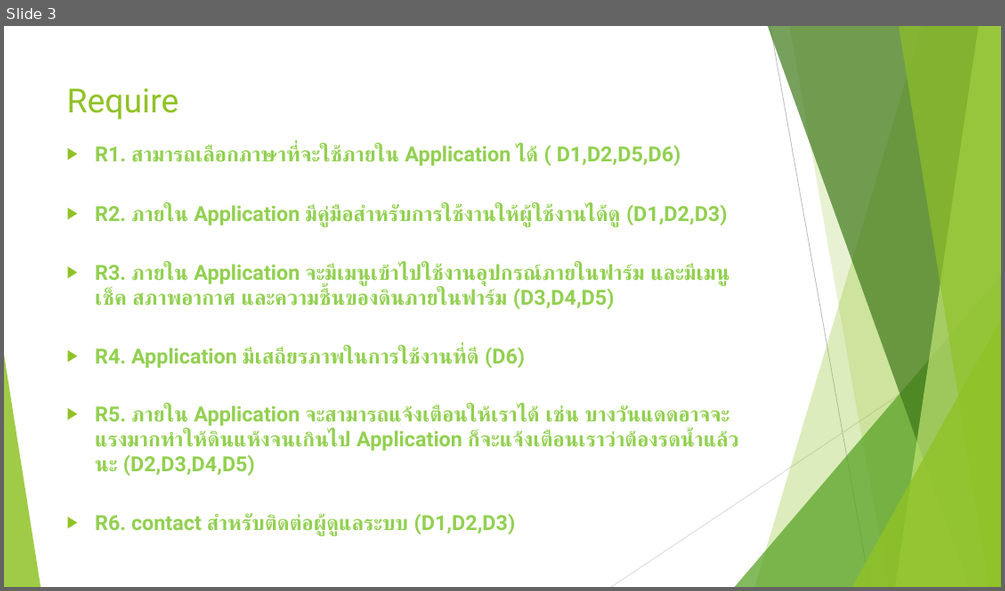
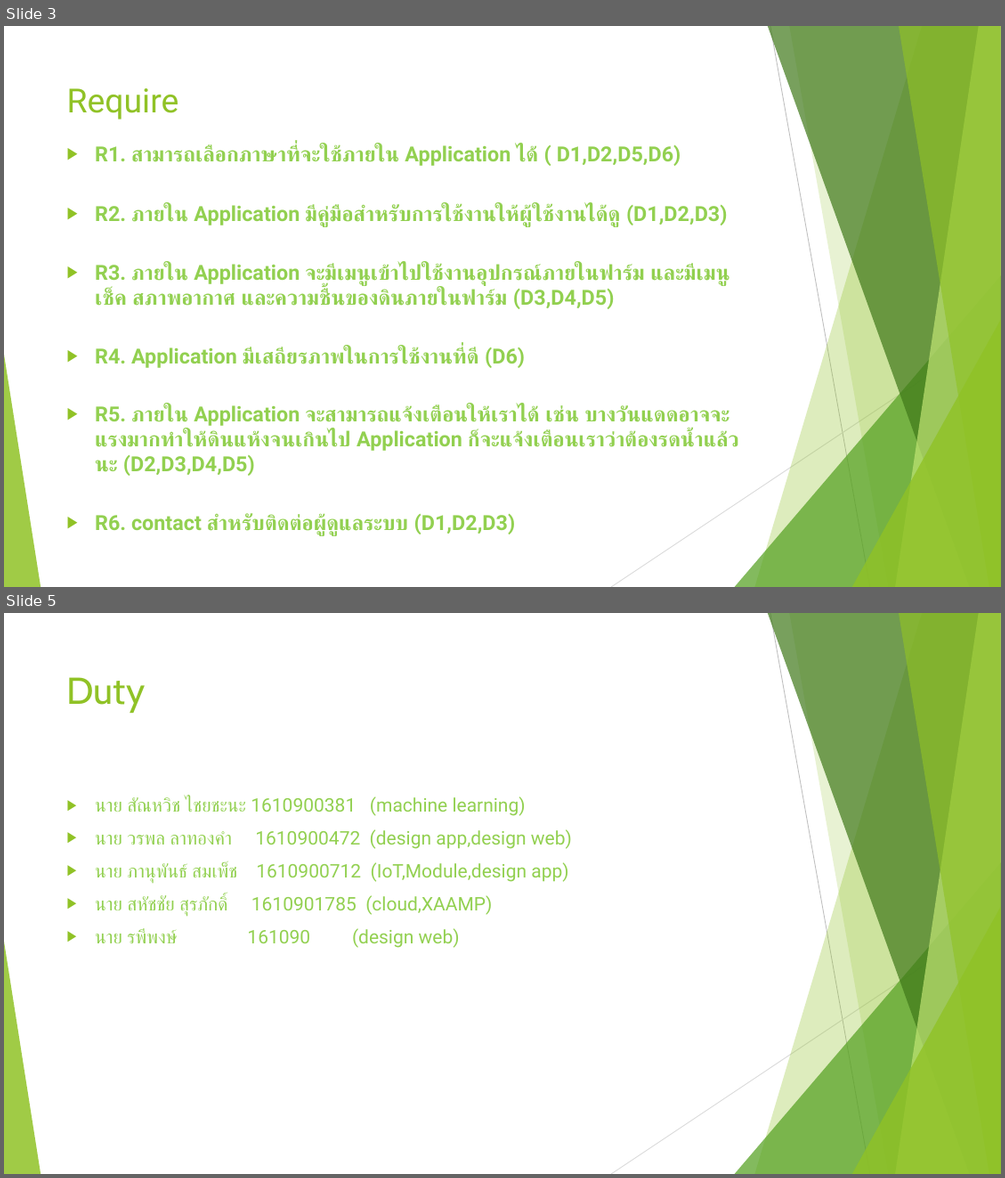
Before and after one commit to sahatchaijm/smart-farmz, a slide deck: Smart-Farm.pptx. Shown one above the other, each under a label of ours: slide 3 before the commit, slides 3 and 5 after it; the slides between them are not shown. The pictures are 1005x591 and 1005x1178 pixels, drawn with LibreOffice and Linux fonts; fonts in the diff are those of the drawing. Boxes give left, top, right and bottom in pixels: in the first picture for what was removed or moved away, otherwise in the second. Text is boxed around its words. In the diff, an @@ line names an element or a change of style, - is before the commit and + after.

```diff
--- a/Smart-Farm.pptx
+++ b/Smart-Farm.pptx
@@ slide 5 added at (4,613,1001,1174), background #FFFFFF; not listed: 10 template elements that a slide beside it also shows @@
@@ title added at (67,677,146,713), 36 pt, text #90C226 @@
+Duty
@@ text added at (95,796,572,948), 18 pt, text #92D050 @@
+▶ นาย สัณหวิช ไชยชะนะ 1610900381 (machine learning)
+▶ นาย วรพล ลาทองคำ 1610900472 (design app,design web)
+▶ นาย ภานุพันธ์ สมเพ็ช 1610900712 (IoT,Module,design app)
+▶ นาย สหัชชัย สุรภักดิ์ 1610901785 (cloud,XAAMP)
+▶ นาย รพีพงษ์ 161090 (design web)
```
Also in this commit, not shown: 1 other slide added.
